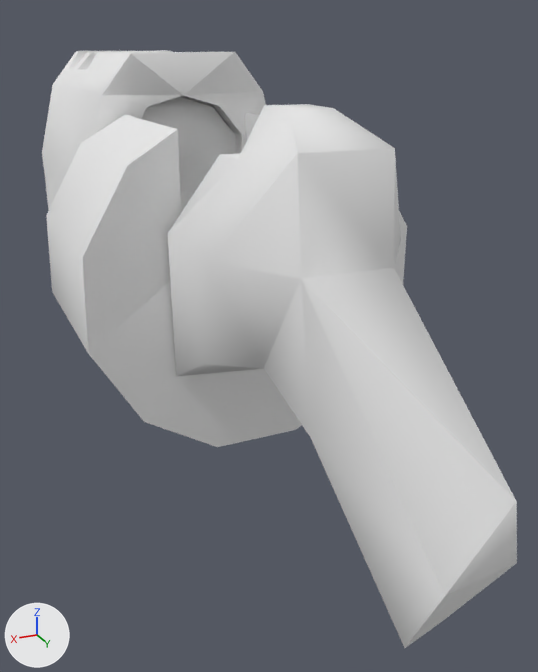
The Blender file qcde q2 tb.blend as it was, and as the next commit left it.
Camera for both pictures: a 50 mm camera at (4.46, 13.79, 3.69) aimed at (-0.54, 2.17, -1.22). The axes (+X, +Y, +Z) are drawn at lower left. The lights are the same throughout. Both versions are drawn at frame 4 of the action 'Group.003Action.002'; the numbers are the values there.

In view in the first picture: 'Group.002', 'Group.003', 'Group.004'.
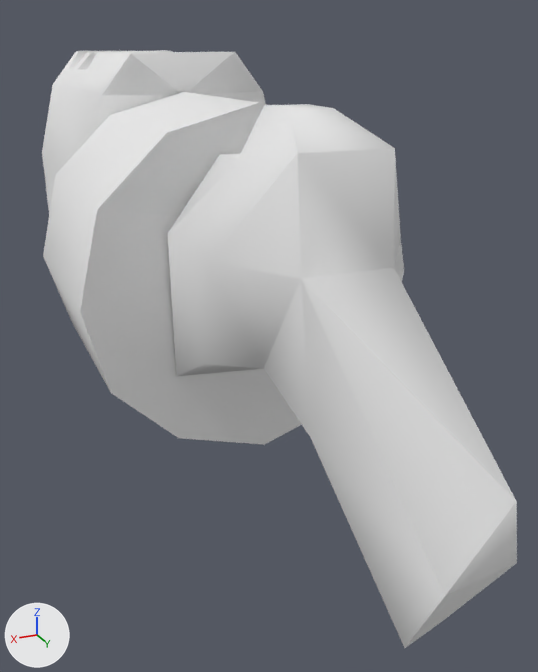
What differs and where, as boxes (x1, y1, x2, y2) in the pictures (538 x 672 px):
'Group.003', turned
    before: (46, 113, 407, 447)
    after: (43, 92, 404, 445)
'Group.004', unchanged, covered by the edit
    before: (142, 97, 235, 212)

The change, as a diff of the scene's bpy script:
```diff
--- a/qcde q2 tb.blend.py
+++ b/qcde q2 tb.blend.py
@@ ob_group_003 @@
 ob_group_003.location = (0.0, 0.0, 0.0)
-ob_group_003.rotation_euler = (1.571, 0.0, 0.0)  # degrees (90, 0, 0)
+ob_group_003.rotation_euler = (1.571, -0.785, 0.0)  # degrees (90, -45, 0)
```
